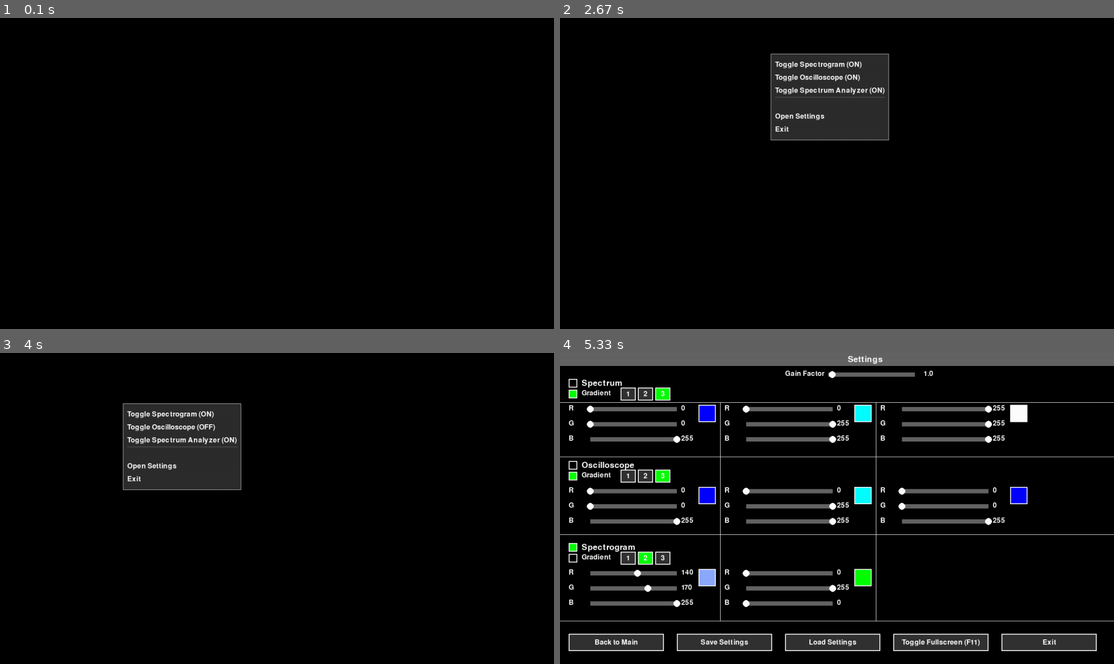
Above: before the commit, frames 1-4 (two rows, left to right).
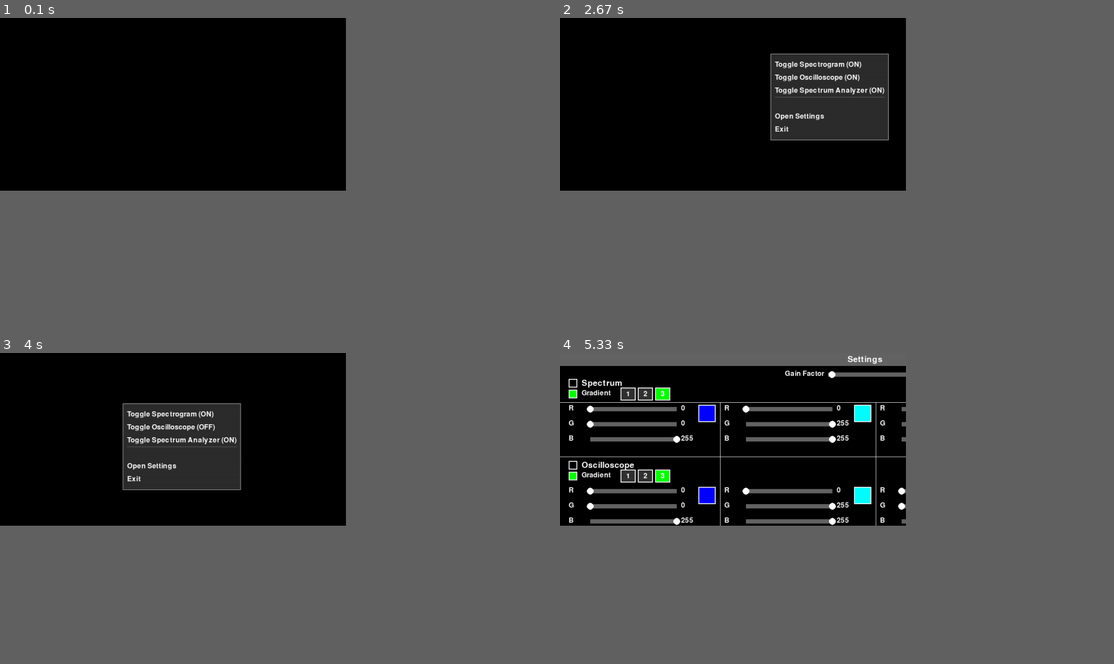
Above: after the commit, the same moments.

Repository: LockMan007/PixelSwirl
Game: pygame game, started from Python-apps/WinAm/WinAm.py
Same seed, same stepped clock (60 frames per second), same inputs: the game is played once before the commit and once after it.
Inputs (mouse positions are in pixels of both pictures, inside the frame that each line leads up to):
- Up to frame 1 (0.1 s): no input
- Up to frame 2 (2.67 s): right-click (626, 77) at 0.38 s; click (626, 145) at 0.72 s; right-click (609, 111) at 1.55 s; press the mouse at (609, 111) at 1.87 s; move the mouse to (632, 136) at 1.97 s; release the mouse at (659, 161) at 2.1 s; right-click (770, 52) at 2.55 s
- Up to frame 3 (4 s): click (254, 412) at 2.88 s; right-click (121, 402) at 3.72 s
- Up to frame 4 (5.33 s): click (759, 468) at 4.05 s; press the mouse at (787, 489) at 4.37 s; move the mouse to (759, 474) at 4.47 s; release the mouse at (726, 458) at 4.6 s; press the mouse at (571, 384) at 4.7 s; move the mouse to (626, 412) at 4.8 s; release the mouse at (676, 443) at 4.93 s; press the mouse at (787, 408) at 5.03 s; move the mouse to (698, 433) at 5.13 s; release the mouse at (604, 455) at 5.27 s
In our replay, the window is 900x506 before the commit and 562x281 after it. These sizes can differ from the game's own. Grey fills any space a smaller window leaves; there, only what the larger window draws over its background counts as a difference.

The runs differ from the first frame. In frame 1, only the window size differs. In frame 2, 0.6% of the frame differs, in the area x 38-60%, y 11-40%; in frame 3, 0.5%; in frame 4, 13%, in the area x 0-100%, y 0-96%.

Commit message:
launch size fix

Diff:
--- a/Python-apps/WinAm/WinAm.py
+++ b/Python-apps/WinAm/WinAm.py
@@ -15,9 +15,13 @@
 SAMPLING_RATE = 48000
 DEVICE_ID = 22
 
-# --- Settings File ---
 SETTINGS_FILE = 'settings.ini'
 config = configparser.ConfigParser()
+config.read(SETTINGS_FILE)
+
+# Get the settings with fallbacks to default values
+nperseg_setting = config.getint('Spectrogram', 'nperseg', fallback=256)
+noverlap_setting = config.getint('Spectrogram', 'noverlap', fallback=128)
 
 # --- Global Variables for Application State ---
 APP_STATE_MAIN = "main"
@@ -43,7 +47,7 @@
 SPECTROGRAM_COLORS = [(255, 0, 0)] # Default to red
 SPECTROGRAM_COLOR_COUNT = 1
 SPECTROGRAM_GRADIENT_ACTIVE = False
-SPECTROGRAM_BUFFER_SIZE = 200 # Number of spectrogram columns to store
+SPECTROGRAM_BUFFER_SIZE = 200 # Number of spectrogram columns to store, speed
 
 # --- Global Variables for Window State ---
 INITIAL_SCREEN_WIDTH = 800
@@ -172,6 +176,9 @@
 BLUE = (0, 0, 255)
 YELLOW = (255, 255, 0)
 
+#my own fix for aligning the spectrogram at launch
+screen = pygame.display.set_mode(screen_size, pygame.RESIZABLE)
+
 # --- ctypes for window positioning on Windows ---
 if sys.platform == "win32":
     class RECT(ctypes.Structure):
@@ -318,7 +325,7 @@
             else:
                 # Map magnitude to brightness of the base color
                 base_color = colors[0] if colors else (255, 255, 255)
-                brightness = min(255, int(magnitude * 255 * GAIN_FACTOR * 0.2))
+                brightness = min(255, int(magnitude * 255 * GAIN_FACTOR * 1.0))   # *0.2 default, i changed to 1.0
                 color = (int(base_color[0] * brightness/255), int(base_color[1] * brightness/255), int(base_color[2] * brightness/255))
 
             pygame.draw.rect(screen, color, (x, y, bar_width, int(current_height/len(scaled_column))))
@@ -404,6 +411,7 @@
             draw_color_preview(color_list[i], preview_rect)
             settings_ui[f'color_preview_{title}_{i}'] = {'type': 'color_preview', 'rect': preview_rect, 'color_list_name': colors, 'color_index': i}
 
+# Settings Screen
 def draw_settings_screen():
     global settings_ui
     screen.fill(BLACK)
@@ -697,7 +705,7 @@
 
                         # Spectrogram
                         if SPECTROGRAM_ACTIVE:
-                            f, t_spec, Sxx = spectrogram(cleaned_audio_buffer, SAMPLING_RATE, nperseg=256, noverlap=128)
+                            f, t_spec, Sxx = spectrogram(cleaned_audio_buffer, SAMPLING_RATE, nperseg=nperseg_setting, noverlap=noverlap_setting)
                             spectrogram_buffer.append(Sxx[:, 0]) # Append the first column (newest time slice)
                             draw_spectrogram(screen, spectrogram_buffer, SPECTROGRAM_COLORS, SPECTROGRAM_GRADIENT_ACTIVE)
 
